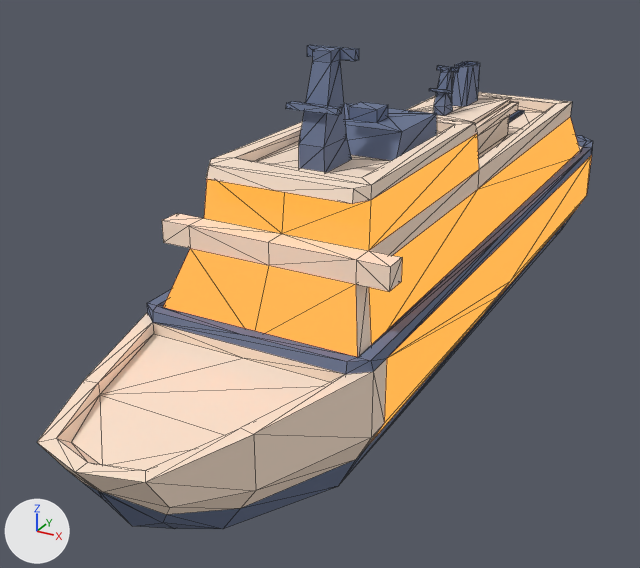
The glTF model public/models/ships/cruise.glb, before and after one commit.
Before and after are seen from a 50 mm camera at (54.8, -125.8, 64.0) aimed at (-8.5, -10.7, 6.5). Every picture has the same lights, and +X, +Y and +Z are marked at lower left. The older version comes first. Mesh edges are drawn as thin lines. Where no turn or scale is listed for an object, it has been applied to the vertices. Vertices at exactly the same position are counted once.

Names of what the first picture shows: 'cruise'.
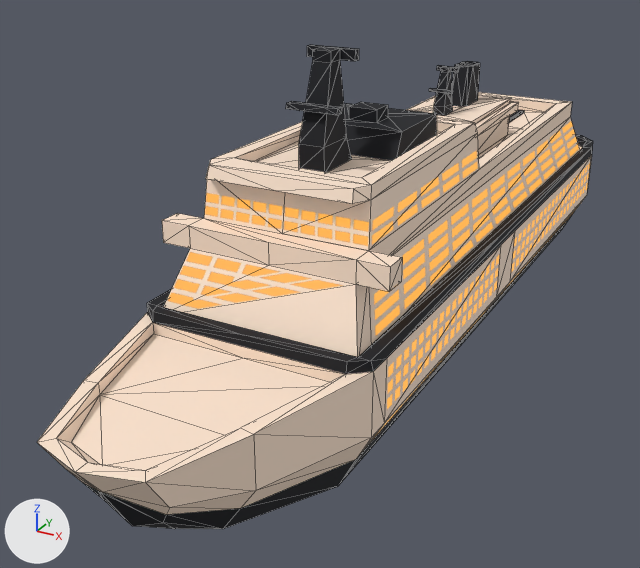
Changed parts and their boxes (x1, y1, x2, y2) in the pictures (640 x 568 px; the box of a moved part takes in the faces that stretch with it):
'cruise', surface changed, reshaped
    both: (37, 45, 593, 529)
part 1 of me_cube, moved or reshaped
    both: (163, 102, 591, 423)
part 2 of me_cube, surface changed
    both: (84, 45, 593, 529)
part 3 of me_cube, recoloured
    both: (204, 134, 592, 443)

What changed in the scene script:
```text
Add img_fleet_cruise_windows_panes:
    img_fleet_cruise_windows_panes = load_image('fleet-cruise-windows-panes', '_unpacked/fleet-cruise-windows-panes', 500, 516, 'sRGB')
Add img_fleet_cruise_windows_walls:
    img_fleet_cruise_windows_walls = load_image('fleet-cruise-windows-walls', '_unpacked/fleet-cruise-windows-walls', 500, 516, 'sRGB')
Change mat_fleet_cruise:
    where n0 = _N.new('ShaderNodeBsdfPrincipled'); n0.name = 'Principled BSDF'
    remove n0.inputs[28].default_value = 1.0  # 'Emission Strength'
    where n2 = _N.new('ShaderNodeTexImage'); n2.name = 'Image Texture'
    n2.image: img_fleet_cruise_glow -> img_fleet_cruise_palette
    remove n3 = _N.new('ShaderNodeTexImage'); n3.name = 'Image Texture.001'
    remove n3.image = img_fleet_cruise_palette
    remove n3.interpolation = 'Closest'
    remove n3.extension = 'EXTEND'
    remove _L.new(n2.outputs[0], n0.inputs[27])  # 'Color' to 'Emission Color'
    remove _L.new(n3.outputs[0], n0.inputs[0])  # 'Color' to 'Base Color'
    add _L.new(n2.outputs[0], n0.inputs[0])  # 'Color' to 'Base Color'
Add mat_fleet_cruise_windows:
    mat_fleet_cruise_windows = bpy.data.materials.new('fleet-cruise-windows')
    # uses the picture img_fleet_cruise_windows_panes
    # uses the picture img_fleet_cruise_windows_walls
Change me_cube:
    used by ob_cruise; location = (0.0, 0.0, 18.6)
    remove me_cube.from_pydata(...)  # 371 vertices, 742 faces; spans x -17.0..17.0, y -75.0..75.0, z -27.0..27.0
    add me_cube.from_pydata(...)  # 373 vertices, 740 faces; spans x -17.0..17.0, y -75.0..75.0, z -27.0..27.0
    me_cube part 1
    2 vertices are removed from x -12.0..12.0, y 3.0..10.0, z 3.0
    27 faces are deleted
    4 vertices are added at (-17.0, 3.0, -5.0), (-17.0, 10.0, -5.0), (17.0, 3.0, -5.0), (17.0, 10.0, -5.0)
    9 new faces join them, mat_fleet_cruise (picture img_fleet_cruise_palette)
    16 new faces join them, mat_fleet_cruise_windows
    me_cube part 2: 402 kept faces spanning x -17.0..17.0, y -72.0..75.0, z -27.0..27.0 get new texture (UV) coordinates
    me_cube part 3: 19 faces spanning x -17.0..17.0, y -40.0..64.0, z -18.0..12.0 switch from mat_fleet_cruise to mat_fleet_cruise_windows
```
